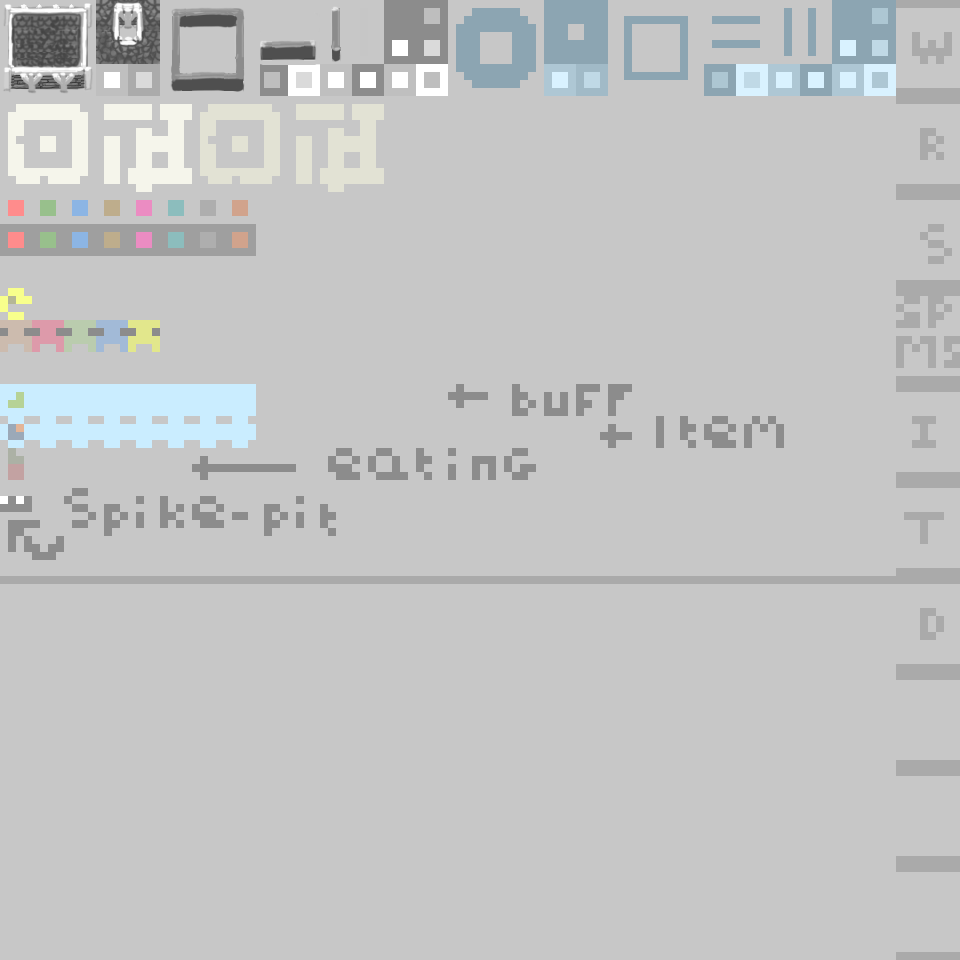
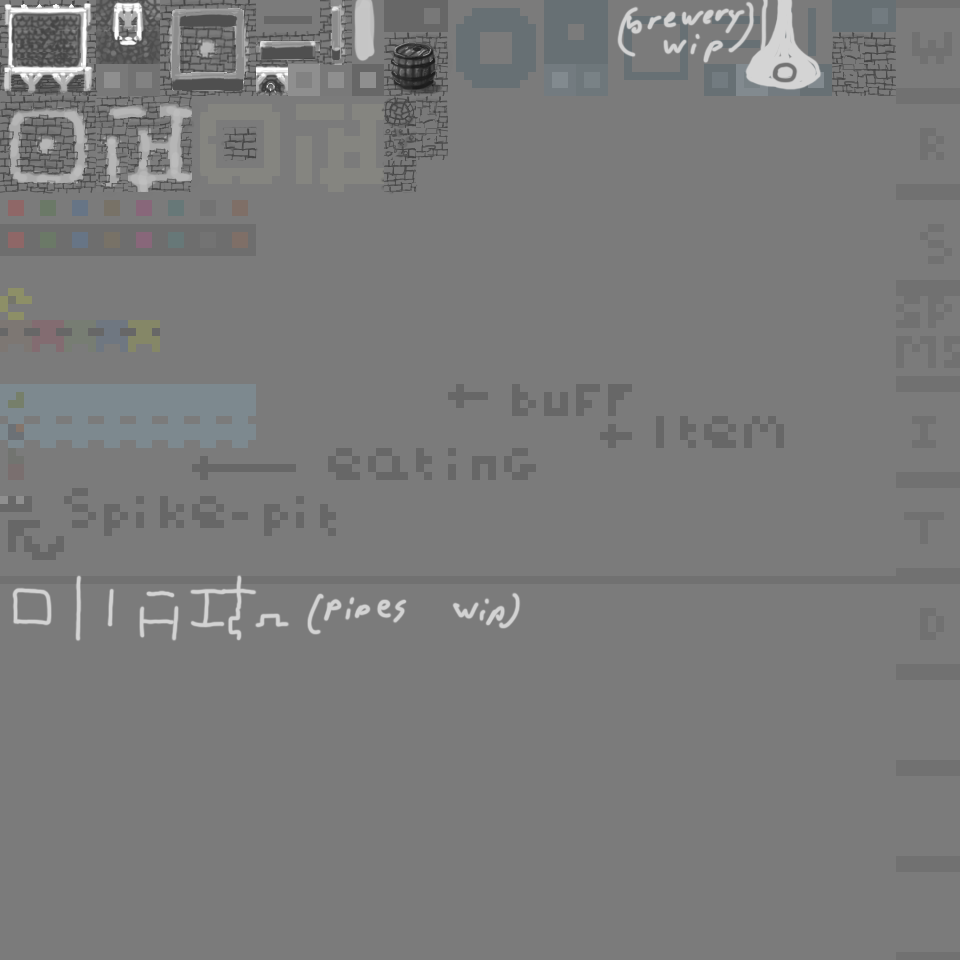
Revision of a layered 960 × 960 image; what changed, layer by layer:
removed layer "Layer 1" over [2, 0, 376, 96]
added layer "Layer 5" above "Layer 6" over [256, 64, 288, 96]
added layer "Layer 6" above "Layer 4" over [12, 0, 822, 642]
added layer "Layer 4" above "Layer 3" over [0, 0, 896, 196]
added layer "Layer 3" (65%) above "Layer 0" over [0, 0, 960, 960]
painted on "Layer 0" over [0, 95, 202, 200]
